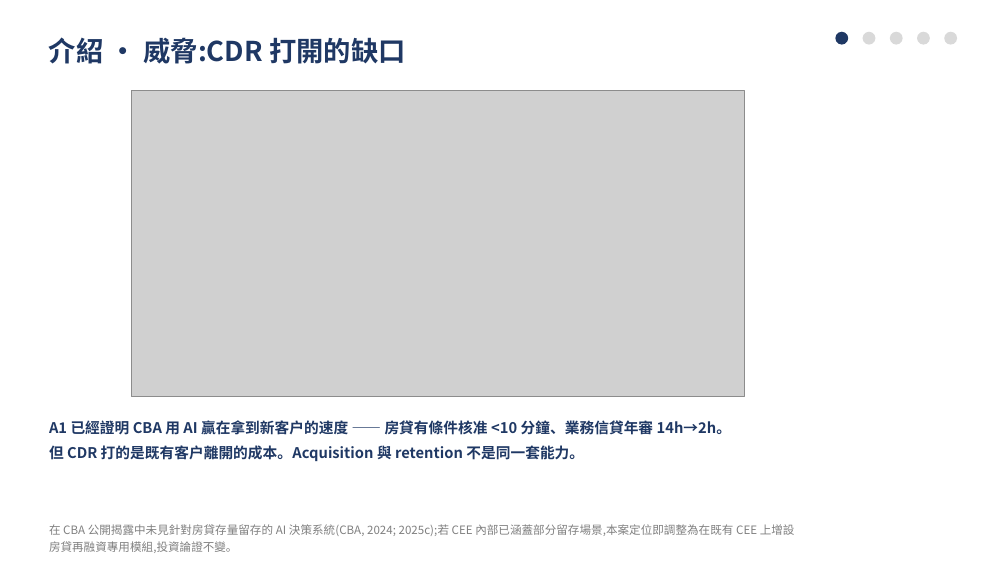
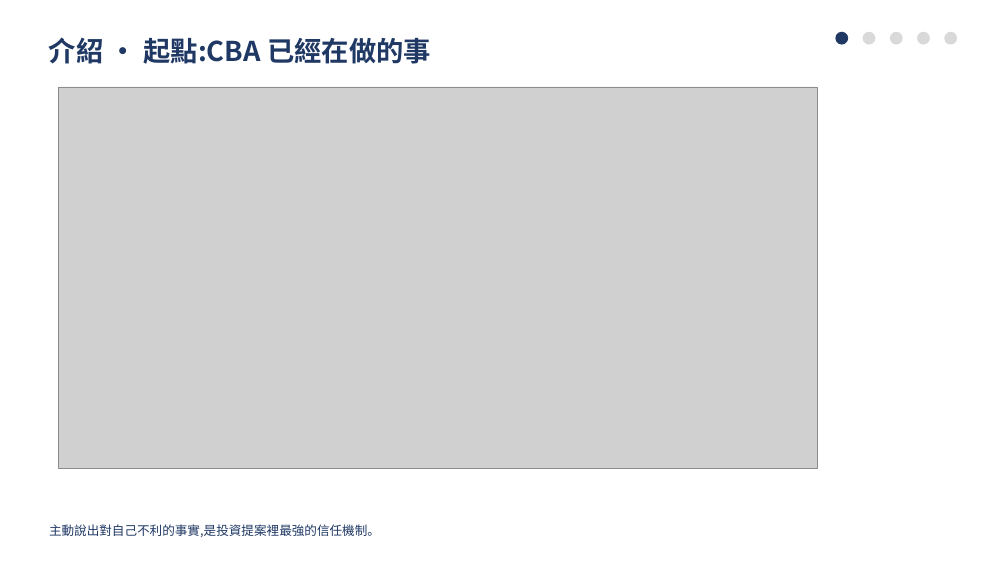
Before and after one commit to pokai-huang0828/UTS_workspace, a slide deck: slide 3 of Artificial Intelligence for Enterprises/Assessment3/Huang_26254793_421104_Assessment 3.pptx. Drawn at 1008x567 pixels with LibreOffice and Linux fonts; fonts in the diff are those of the drawing; grey boxes stand for pictures. Boxes give left, top, right and bottom in pixels: in the first picture for what was removed or moved away, otherwise in the second. Text is boxed around its words. In the diff, an @@ line names an element or a change of style, - is before the commit and + after.

```diff
--- a/Artificial Intelligence for Enterprises/Assessment3/Huang_26254793_421104_Assessment 3.pptx
+++ b/Artificial Intelligence for Enterprises/Assessment3/Huang_26254793_421104_Assessment 3.pptx
@@ text at box(49, 37, 431, 64): text changed @@
-介紹 · 威脅:CDR 打開的缺口
+介紹 · 起點:CBA 已經在做的事
@@ picture: place and size @@
-picture at box(132, 91, 745, 397)
+picture at box(58, 87, 817, 469)
@@ text at box(49, 524, 380, 537): text changed; size 14 to 12 pt; bold off @@
-A1 已經證明 CBA 用 AI 贏在拿到新客戶的速度 —— 房貸有條件核准 <10 分鐘、業務信貸年審 14h→2h。
-但 CDR 打的是既有客戶離開的成本。Acquisition 與 retention 不是同一套能力。
+主動說出對自己不利的事實,是投資提案裡最強的信任機制。
@@ text removed at box(49, 524, 795, 553) @@
-在 CBA 公開揭露中未見針對房貸存量留存的 AI 決策系統(CBA, 2024; 2025c);若 CEE 內部已涵蓋部分留存場景,本案定位即調整為在既有 CEE 上增設房貸再融資專用模組,投資論證不變。
```
Also in this commit, not shown: 4 other slides changed, 9 slides added, 9 slides removed, 22 other files.
